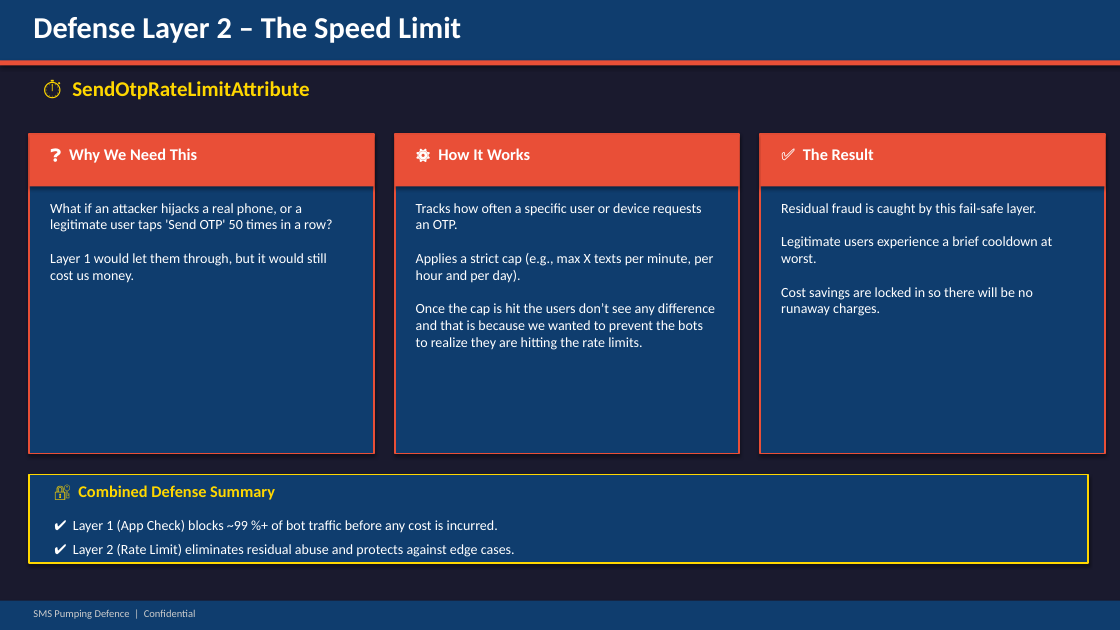
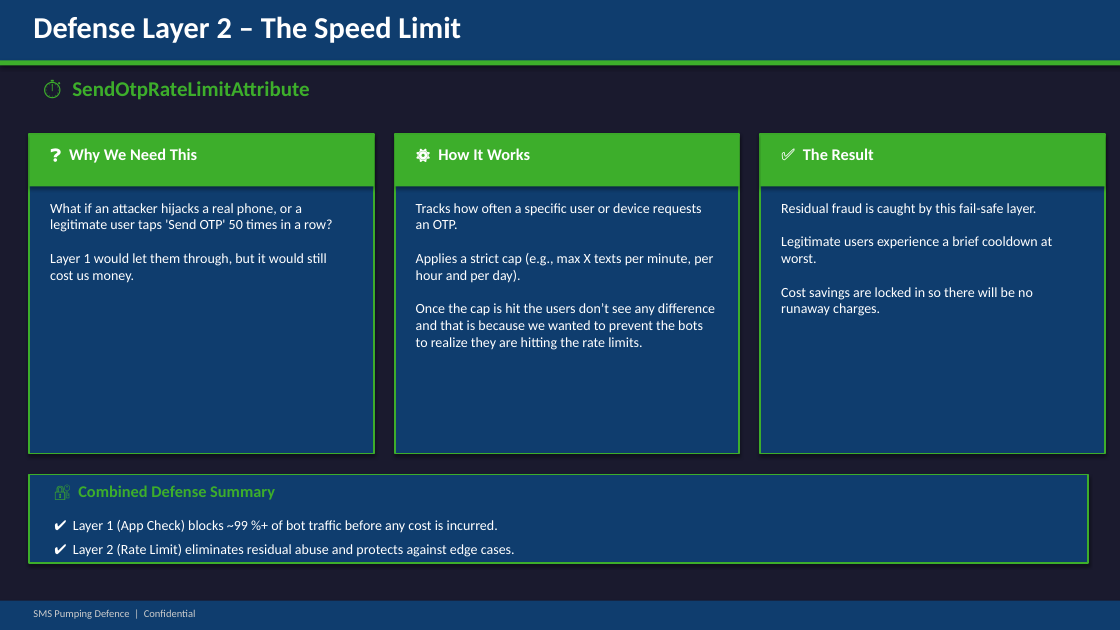
Before and after one commit to labanlaban/skills-getting-started-with-github-copilot, a slide deck: slide 4 of sms_pumping_defence.pptx. Drawn at 1120x630 pixels with LibreOffice and Linux fonts; fonts in the diff are those of the drawing. Boxes give left, top, right and bottom in pixels: in the first picture for what was removed or moved away, otherwise in the second. Text is boxed around its words. In the diff, an @@ line names an element or a change of style, - is before the commit and + after.

```diff
--- a/sms_pumping_defence.pptx
+++ b/sms_pumping_defence.pptx
@@ text "⏱️ SendOtpRateLimitAttribute" at box(72, 81, 309, 100): text colour #FFD700 to #3DAE2B @@
@@ fill #E94F37 to #3DAE2B in 4 elements at box(0, 60, 1120, 66), box(395, 134, 739, 187), box(760, 134, 1105, 187), box(29, 134, 374, 187) @@
@@ outline #E94F37 1.5 pt to #3DAE2B 1.5 pt in 3 elements at box(29, 134, 374, 454), box(395, 134, 739, 454), box(760, 134, 1105, 454) @@
@@ rectangle at box(29, 475, 1088, 563): outline #FFD700 1.5 pt to #3DAE2B 1.5 pt @@
@@ text "🔐 Combined Defense Summary" at box(78, 485, 275, 500): text colour #FFD700 to #3DAE2B @@
```
Also in this commit, not shown: 5 other slides changed.
